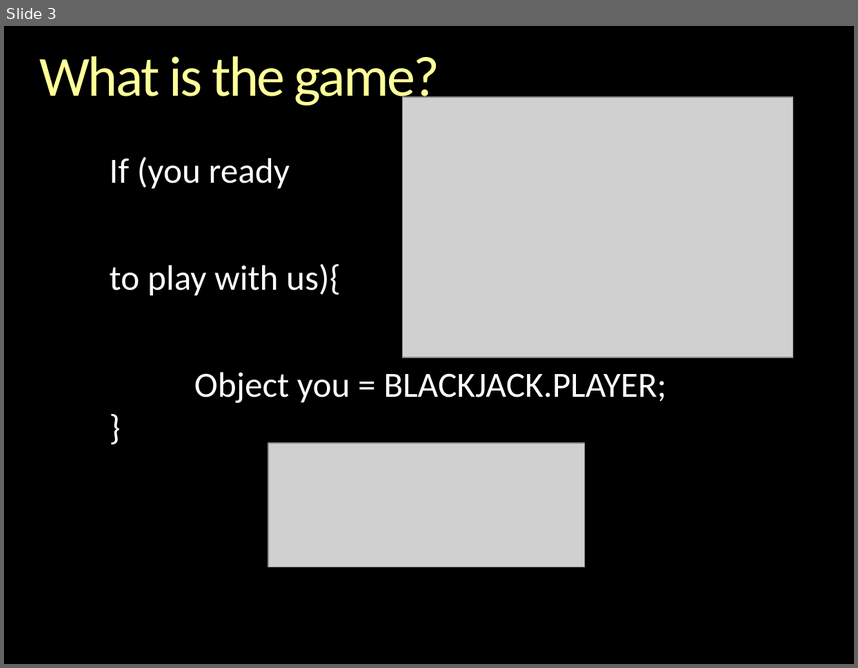
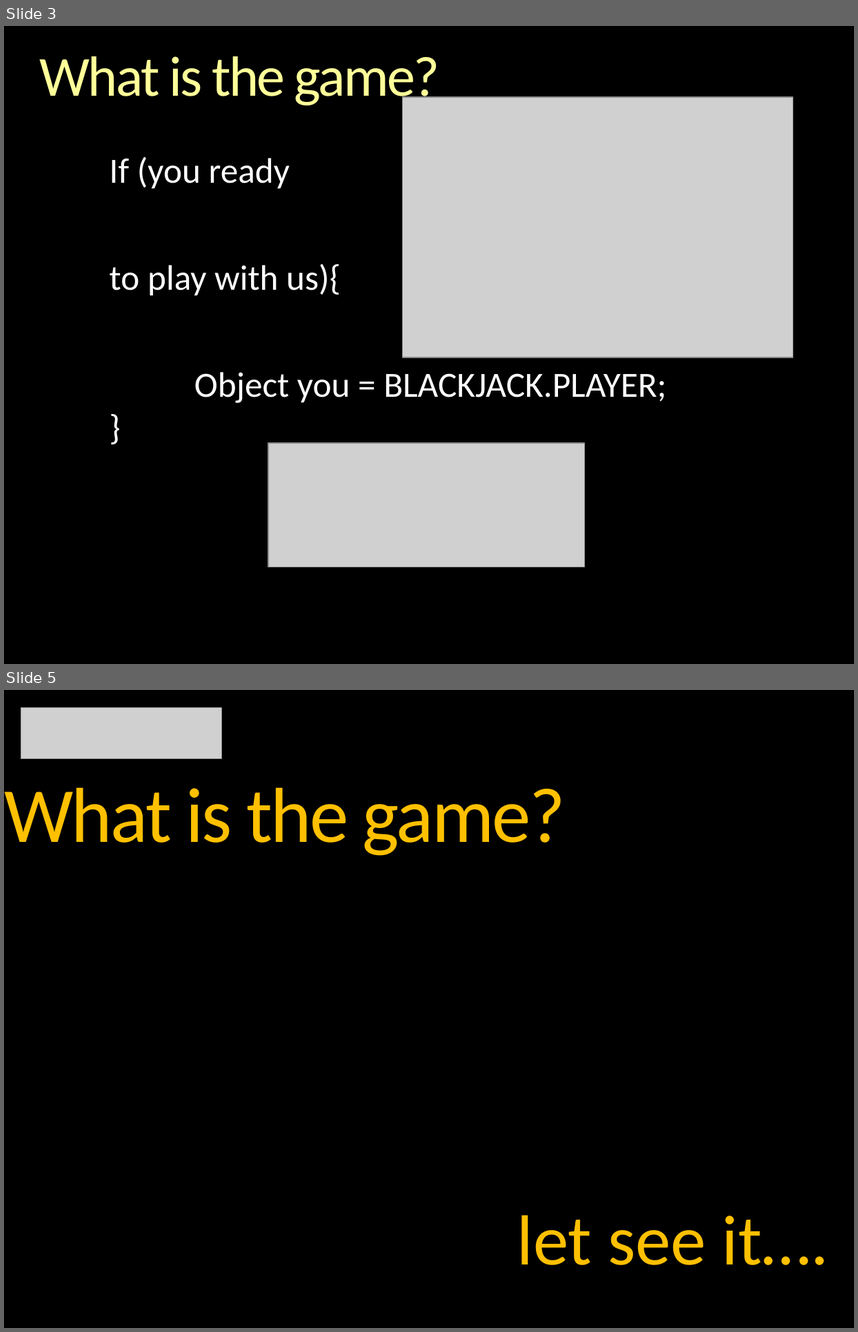
Before and after one commit to m4r71n85/blackjack, a slide deck: JavaScript - Team project.pptx. Shown one above the other, each under a label of ours: slide 3 before the commit, slides 3 and 5 after it; the slides between them are not shown. The pictures are 858x668 and 858x1332 pixels, drawn with LibreOffice and Linux fonts; fonts in the diff are those of the drawing; grey boxes stand for pictures; background and template pictures are left out. Boxes give left, top, right and bottom in pixels: in the first picture for what was removed or moved away, otherwise in the second. Text is boxed around its words. In the diff, an @@ line names an element or a change of style, - is before the commit and + after.

```diff
--- a/JavaScript - Team project.pptx
+++ b/JavaScript - Team project.pptx
@@ slide 5 added at (4,690,854,1328), background picture (left out) @@
@@ picture added at (21,708,221,759) @@
@@ title added at (4,787,566,856), 66 pt, text #FFC000 @@
+What is the game?
@@ text added at (517,1214,829,1265), 60 pt, text #FFC000 @@
+let see it….
```
Also in this commit, not shown: 1 other slide added, 1 other file.
